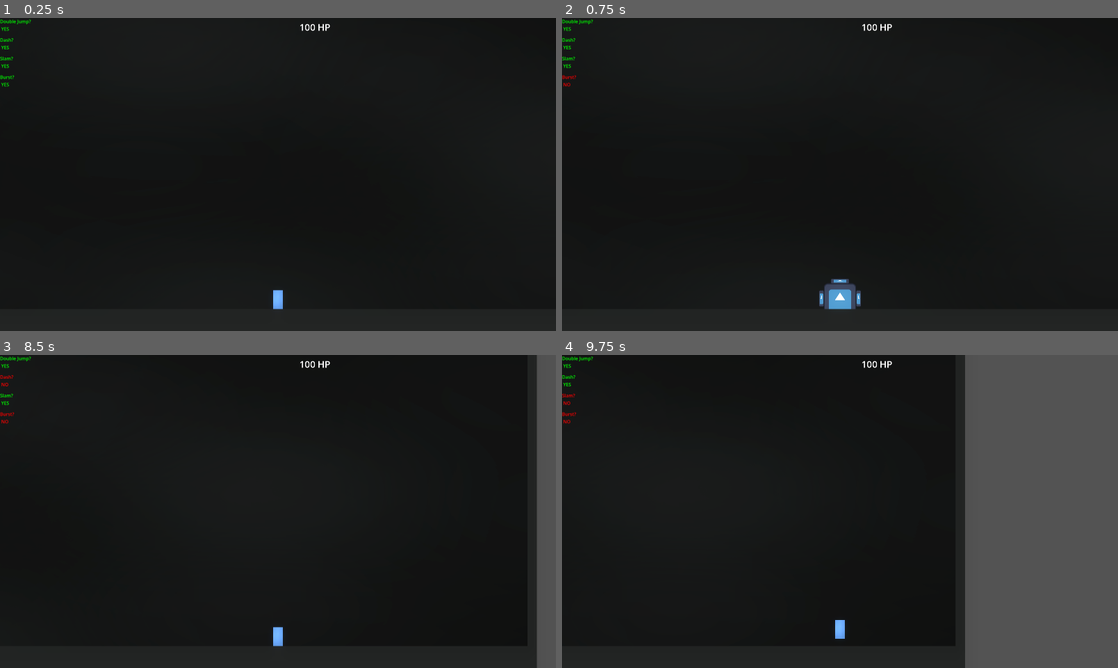
Above: before the commit, frames 1-4 (two rows, left to right).
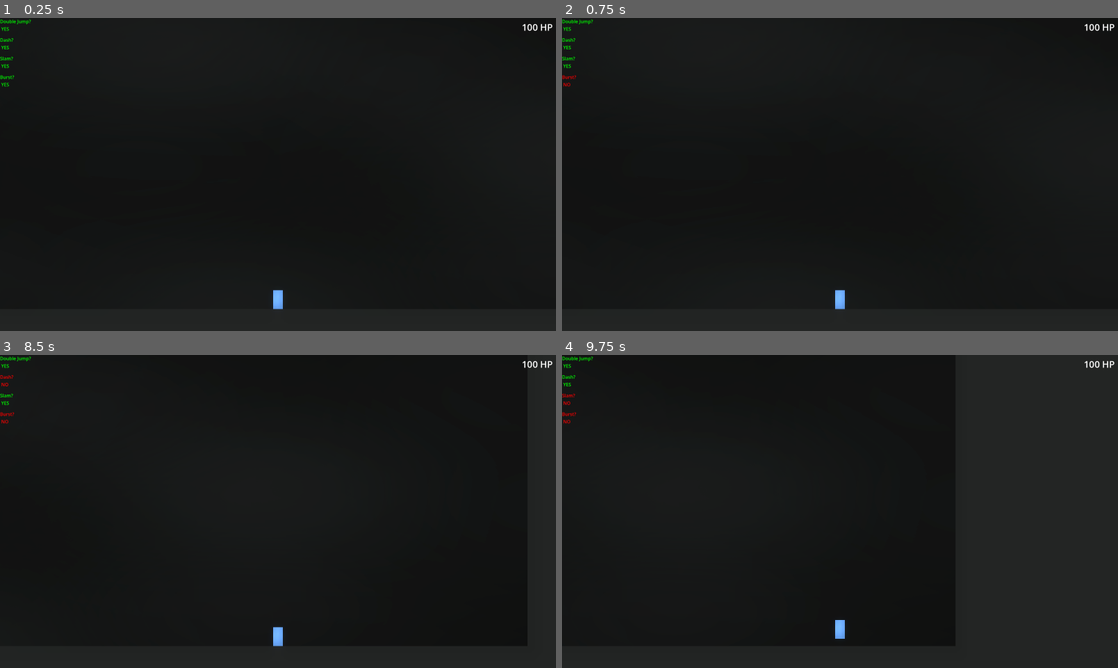
Above: after the commit, the same moments.

Repository: HeroHunterIguess/untitled-wip-game
Game: Godot game, scene res://scenes/worlds/main_world.tscn
Two runs of this game, one before a commit and one after it. Both use one fixed random seed, a clock stepped at 60 frames per second and the inputs below. The engine's default icon, where the game draws it, is replaced by a stand-in: a white triangle on a blue panel in a dark square.
Inputs (mouse positions are in pixels of both pictures, inside the frame that each line leads up to):
- Up to frame 1 (0.25 s): no input
- Up to frame 2 (0.75 s): tap Enter at 0.5 s; move the mouse to (962, 158) at 0.52 s; hold D (right) from 0.53 s (still down); tap Q (burst) at 0.6 s
- Up to frame 3 (8.5 s): tap Space (double jump) at 0.77, 1.25, 1.52, 2.75, 3.02, 3.77, 4.25, 4.52, 6.02, 6.77, 7.52 s; move the mouse to (166, 527) at 1.27 s; tap E (air_freeze) at 1.35, 6.6 s; tap Q (burst) at 1.55, 2.1, 3.05, 3.8, 4.55, 5.3, 5.85, 6.8, 7.35, 8.3 s; tap Enter at 2, 3.5 s; move the mouse to (333, 442) at 2.02 s; release D (right) at 2.03 s; hold A (left) 2.03-2.78 s; move the mouse to (250, 574) at 2.77 s; hold D (right) 2.78-4.28 s; tap Shift (dash) at 2.85, 8.1 s; move the mouse to (444, 558) at 3.52 s; right-click (444, 558) at 3.6 s; move the mouse to (111, 464) at 4.27 s; hold A (left) 4.28-5.03 s; tap F (ground_slam) at 4.35 s; move the mouse to (305, 511) at 5.02 s; hold D (right) 5.03-5.78 s; click (305, 511) at 5.1 s; move the mouse to (194, 433) at 5.77 s; hold A (left) 5.78-7.28 s; move the mouse to (400, 495) at 6.52 s; move the mouse to (166, 527) at 7.27 s; hold D (right) from 7.28 s (still down); move the mouse to (333, 442) at 8.02 s
- Up to frame 4 (9.75 s): move the mouse to (812, 574) at 8.77 s; right-click (812, 574) at 8.85 s; tap Space (double jump) at 9.02 s; tap Q (burst) at 9.05 s; move the mouse to (1006, 558) at 9.52 s; release D (right) at 9.53 s; hold A (left) from 9.53 s (still down); tap F (ground_slam) at 9.6 s

The runs differ from the first frame. In frame 1, 0.1% of the frame differs, in the area x 54-100%, y 1-5%; in frame 2, 0.7%; in frame 3, 3.5%; in frame 4, 28%, in the area x 54-100%, y 0-100%.

Commit message:
setup more sprites

Diff:
--- a/scenes/attacks/player_burst_attack.tscn
+++ b/scenes/attacks/player_burst_attack.tscn
@@ -1,40 +1,20 @@
 [gd_scene format=3 uid="uid://27g8b8uxmqqh"]
 
 [ext_resource type="Script" uid="uid://b2r54vmy1n1xi" path="res://scripts/game/attacks/player_burst_attack.gd" id="1_e1ho6"]
-[ext_resource type="Texture2D" uid="uid://bvhe2m66j7025" path="res://icon.svg" id="2_6c0kd"]
+[ext_resource type="Texture2D" uid="uid://ba3c361splg1g" path="res://art/misc/explosion.png" id="2_e1ho6"]
 
 [sub_resource type="CircleShape2D" id="CircleShape2D_qt26n"]
-radius = 73.756355
+radius = 120.0
 
 [node name="player_burst_attack" type="Area2D" unique_id=78801715]
 script = ExtResource("1_e1ho6")
 
+[node name="Explosion" type="Sprite2D" parent="." unique_id=740446668]
+position = Vector2(-4.7683716e-07, 0)
+scale = Vector2(0.011999999, 0.012000001)
+texture = ExtResource("2_e1ho6")
+
 [node name="CollisionShape2D" type="CollisionShape2D" parent="." unique_id=1568914869]
 shape = SubResource("CircleShape2D_qt26n")
 
-[node name="Icon" type="Sprite2D" parent="." unique_id=624319707]
-position = Vector2(9.536743e-07, -7.1525574e-06)
-scale = Vector2(0.875, 0.875)
-texture = ExtResource("2_6c0kd")
-
-[node name="Icon2" type="Sprite2D" parent="." unique_id=75355069]
-position = Vector2(-3.33786e-06, -64)
-scale = Vector2(0.49999997, 0.124999985)
-texture = ExtResource("2_6c0kd")
-
-[node name="Icon5" type="Sprite2D" parent="." unique_id=1953907637]
-position = Vector2(0, 64)
-scale = Vector2(0.49999997, 0.124999985)
-texture = ExtResource("2_6c0kd")
-
-[node name="Icon4" type="Sprite2D" parent="." unique_id=1146110552]
-position = Vector2(64, -3.9999974)
-scale = Vector2(0.124999985, 0.4375)
-texture = ExtResource("2_6c0kd")
-
-[node name="Icon3" type="Sprite2D" parent="." unique_id=831506363]
-position = Vector2(-64, -4.000002)
-scale = Vector2(0.12500003, 0.4375)
-texture = ExtResource("2_6c0kd")
-
 [connection signal="area_entered" from="." to="." method="_on_area_entered"]
--- a/scenes/ui.tscn
+++ b/scenes/ui.tscn
@@ -34,8 +34,8 @@
 "
 
 [node name="health" type="Label" parent="." unique_id=1628544038]
-offset_left = 1024.0
-offset_right = 1152.0
+offset_left = 1792.0
+offset_right = 1920.0
 offset_bottom = 64.0
 theme_override_font_sizes/font_size = 32
 text = "100 HP"
--- a/scenes/worlds/main_world.tscn
+++ b/scenes/worlds/main_world.tscn
@@ -83,16 +83,16 @@
 texture = ExtResource("6_aqpkv")
 
 [node name="GroundSquare2" type="Sprite2D" parent="." unique_id=350834798]
-position = Vector2(16, 51.99997)
-scale = Vector2(0.16, 5.24)
+position = Vector2(-428.00003, 88.00002)
+scale = Vector2(4.6, 5.6799994)
 texture = ExtResource("6_aqpkv")
 
 [node name="GroundSquare3" type="Sprite2D" parent="." unique_id=1801545244]
-position = Vector2(2000, -462)
-scale = Vector2(20, 0.14000002)
+position = Vector2(2000, -464)
+scale = Vector2(20, 0.16000009)
 texture = ExtResource("6_aqpkv")
 
 [node name="GroundSquare4" type="Sprite2D" parent="." unique_id=1944373048]
-position = Vector2(3984.0002, 64)
-scale = Vector2(0.15999901, 5.12)
+position = Vector2(4440, 87.99999)
+scale = Vector2(4.7200003, 5.6800003)
 texture = ExtResource("6_aqpkv")
--- a/scripts/game/attacks/player_burst_attack.gd
+++ b/scripts/game/attacks/player_burst_attack.gd
@@ -2,6 +2,8 @@
 
 const DAMAGE = 60
 const KNOCKBACK = 1395
+
+const SCALE_SPEED = 0.02
 
 func _on_area_entered(area: Area2D) -> void:
 	# damage things in area
@@ -17,5 +19,9 @@
 			if object.has_method("take_kb"):
 				object.take_kb(KNOCKBACK, true)
 
-	await get_tree().create_timer(0.15).timeout
+	await get_tree().create_timer(0.08).timeout
 	queue_free()
+
+# scale up explosion quickly
+func _process(_delta):
+	$Explosion.scale += Vector2(SCALE_SPEED, SCALE_SPEED)
--- a/scripts/game/player.gd
+++ b/scripts/game/player.gd
@@ -217,6 +217,8 @@
 		data.burst_timer = BURST_COOLDOWN
 		is_attacking = true
 
-		await get_tree().create_timer(0.15).timeout
-		burst.queue_free()
+		await get_tree().create_timer(0.08).timeout
+		if burst:
+			burst.queue_free()
+
 		is_attacking = false
Binary file removed: art/misc/exlposion.png
Binary file added: art/misc/explosion.png
Not shown, changed: art/misc/explosion.png.import
